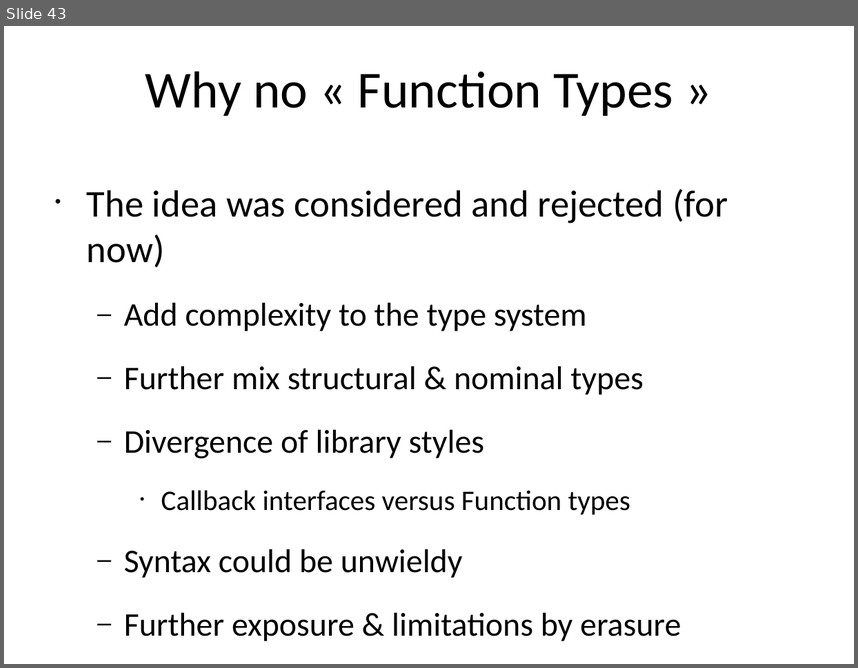
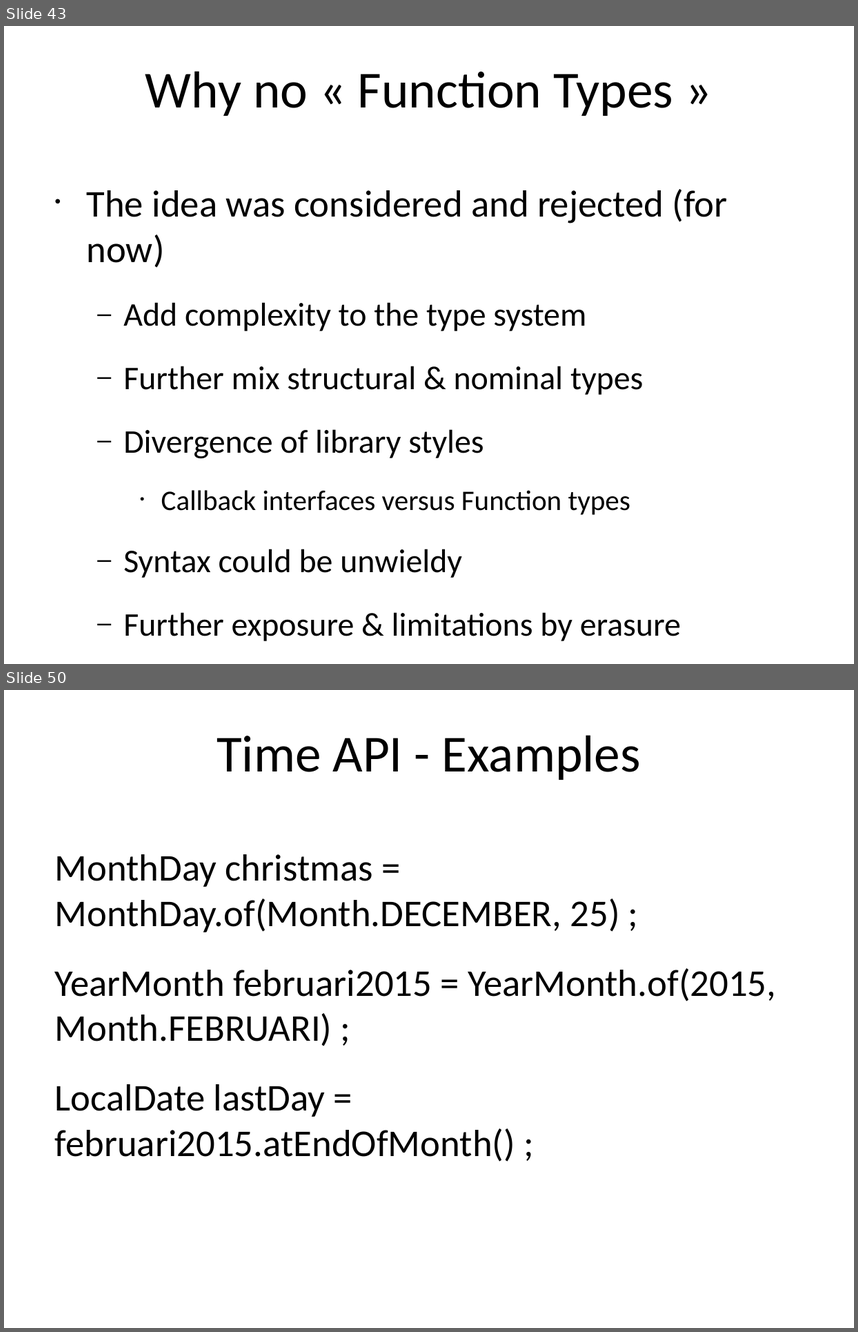
Before and after one commit to kwakeroni/workshops, a slide deck: workshop-java8.ppt. Shown one above the other, each under a label of ours: slide 43 before the commit, slides 43 and 50 after it; the slides between them are not shown. The pictures are 858x668 and 858x1332 pixels, drawn with LibreOffice and Linux fonts; fonts in the diff are those of the drawing. Boxes give left, top, right and bottom in pixels: in the first picture for what was removed or moved away, otherwise in the second. Text is boxed around its words. In the diff, an @@ line names an element or a change of style, - is before the commit and + after.

Commit message:
added Exercise 3 + time exercise, added slides on additional subjects

```diff
--- a/workshop-java8.ppt
+++ b/workshop-java8.ppt
@@ slide 50 added at <box>4,690,854,1328</box>, background #FFFFFF @@
@@ title added at <box>217,735,641,780</box>, 44 pt, text #000000 @@
+Time API - Examples
@@ text added at <box>55,854,776,1161</box>, 32 pt, text #000000 @@
+MonthDay christmas = MonthDay.of(Month.DECEMBER, 25) ;
+YearMonth februari2015 = YearMonth.of(2015, Month.FEBRUARI) ;
+LocalDate lastDay = februari2015.atEndOfMonth() ;
```
Also in this commit, not shown: 33 other slides changed, 9 other slides added, 14 other files.
